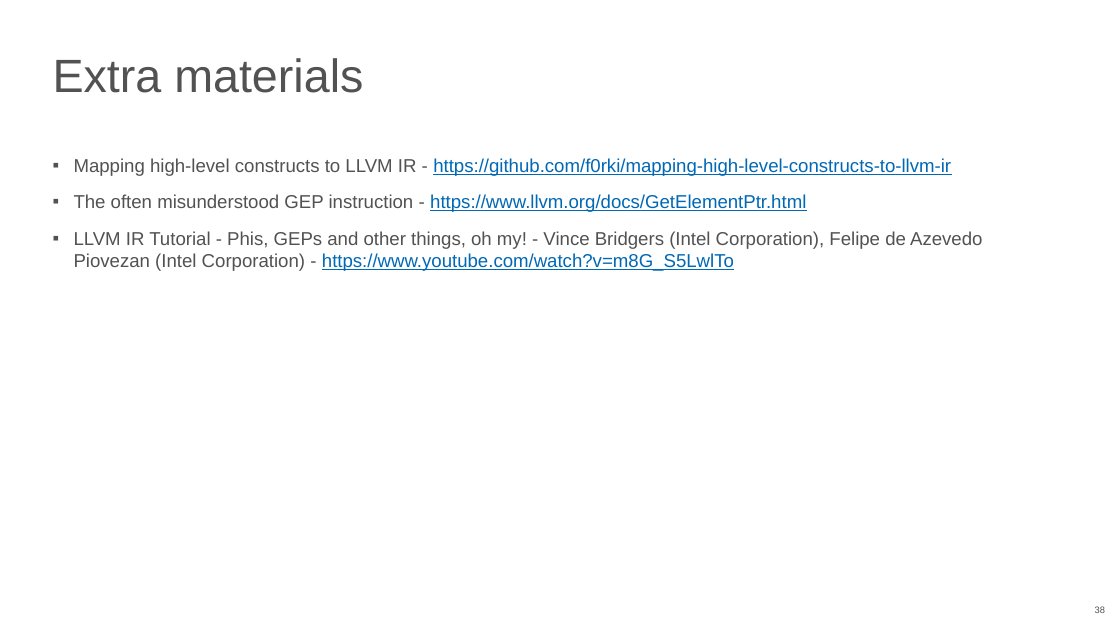
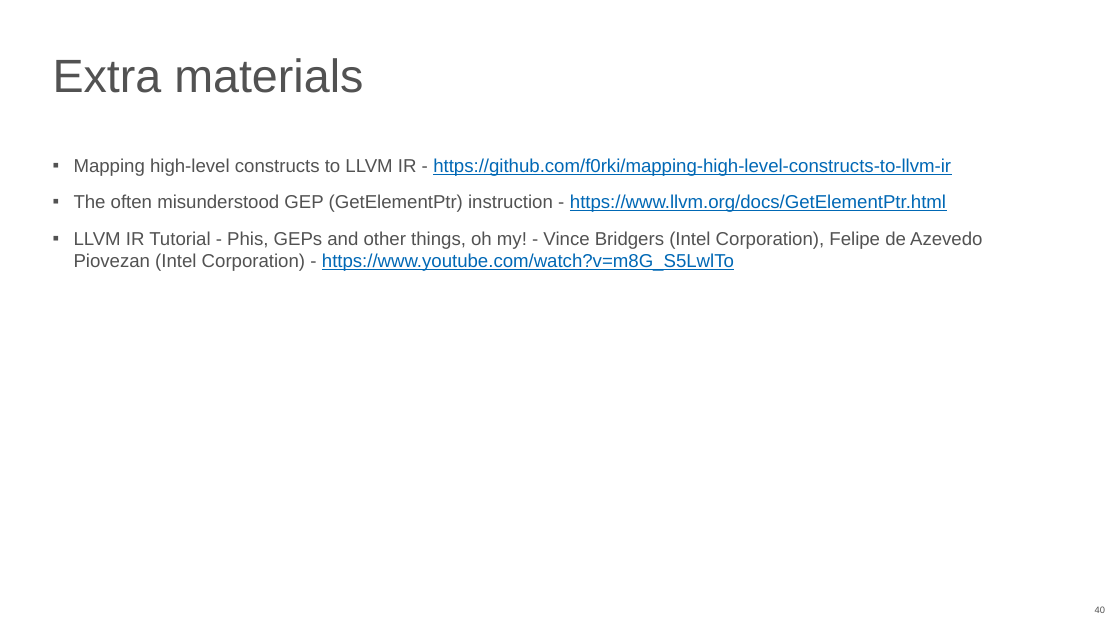
Before and after one commit to NN-complr-tech/Complr-course-lectures, a slide deck: slide 40 of 04-LLVM-IR.pptx (slide 38 before the commit). Drawn at 1120x630 pixels with LibreOffice and Linux fonts; fonts in the diff are those of the drawing. Boxes give left, top, right and bottom in pixels: in the first picture for what was removed or moved away, otherwise in the second. Text is boxed around its words. In the diff, an @@ line names an element or a change of style, - is before the commit and + after.

Commit message:
Add 04-LLVM-IR slides (2025)

```diff
--- a/04-LLVM-IR.pptx
+++ b/04-LLVM-IR.pptx
@@ text at [74,194,946,212]: text changed; text colour #0068B5 to #525252 @@
-▪ The often misunderstood GEP instruction - https://www.llvm.org/docs/GetElementPtr.html
+▪ The often misunderstood GEP (GetElementPtr) instruction - https://www.llvm.org/docs/GetElementPtr.html
@@ page number at [1095,606,1105,613]: text changed @@
-38
+40
```
Also in this commit, not shown: 18 other slides changed, 3 slides added, 1 slide removed.
